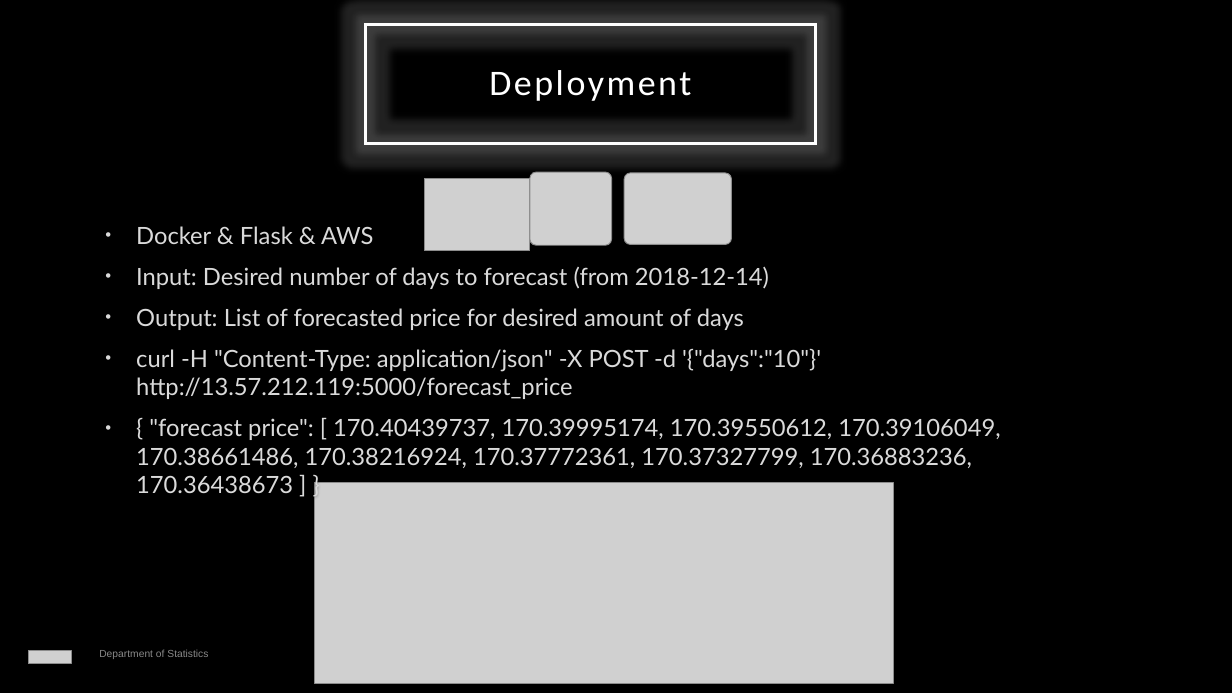
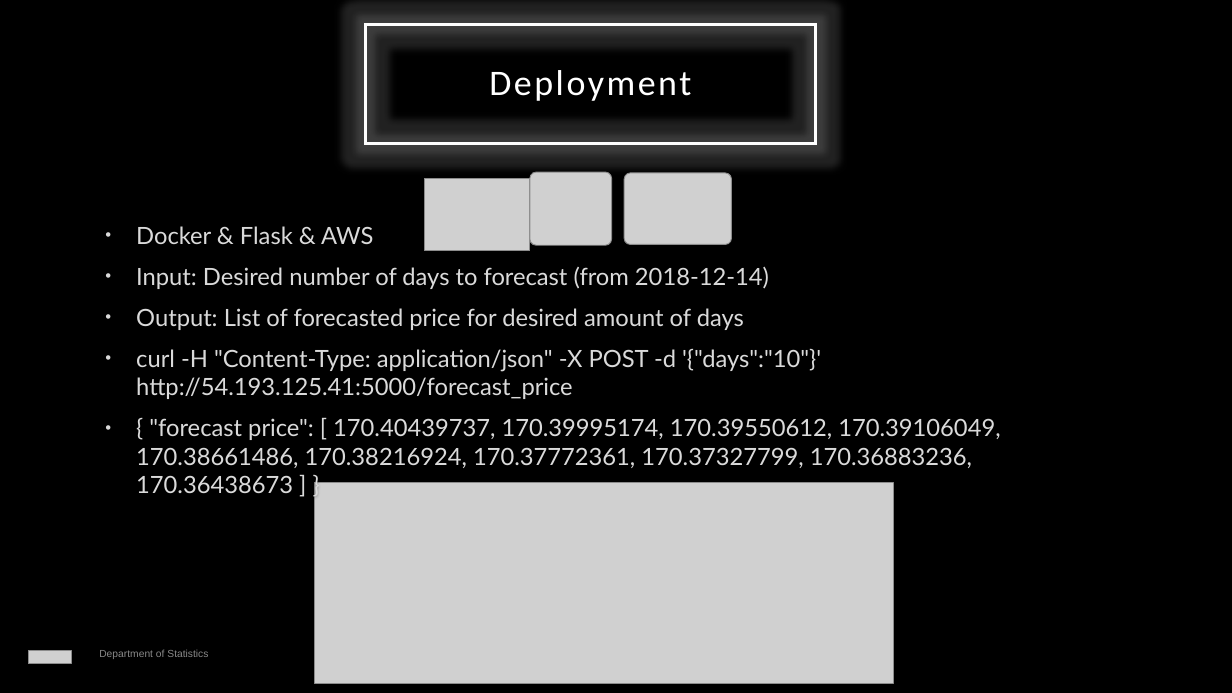
Before and after one commit to positivee27/Stat418Project, a slide deck: slide 6 of Time series analysis of aapl stock.pptx. Drawn at 1232x693 pixels with LibreOffice and Linux fonts; fonts in the diff are those of the drawing; grey boxes stand for pictures. Boxes give left, top, right and bottom in pixels: in the first picture for what was removed or moved away, otherwise in the second. Text is boxed around its words. In the diff, an @@ line names an element or a change of style, - is before the commit and + after.

```diff
--- a/Time series analysis of aapl stock.pptx
+++ b/Time series analysis of aapl stock.pptx
@@ text at (136, 348, 821, 399): text changed @@
-• curl -H "Content-Type: application/json" -X POST -d '{"days":"10"}' http://13.57.212.119:5000/forecast_price
+• curl -H "Content-Type: application/json" -X POST -d '{"days":"10"}' http://54.193.125.41:5000/forecast_price
```
Also in this commit, not shown: 2 other files.
